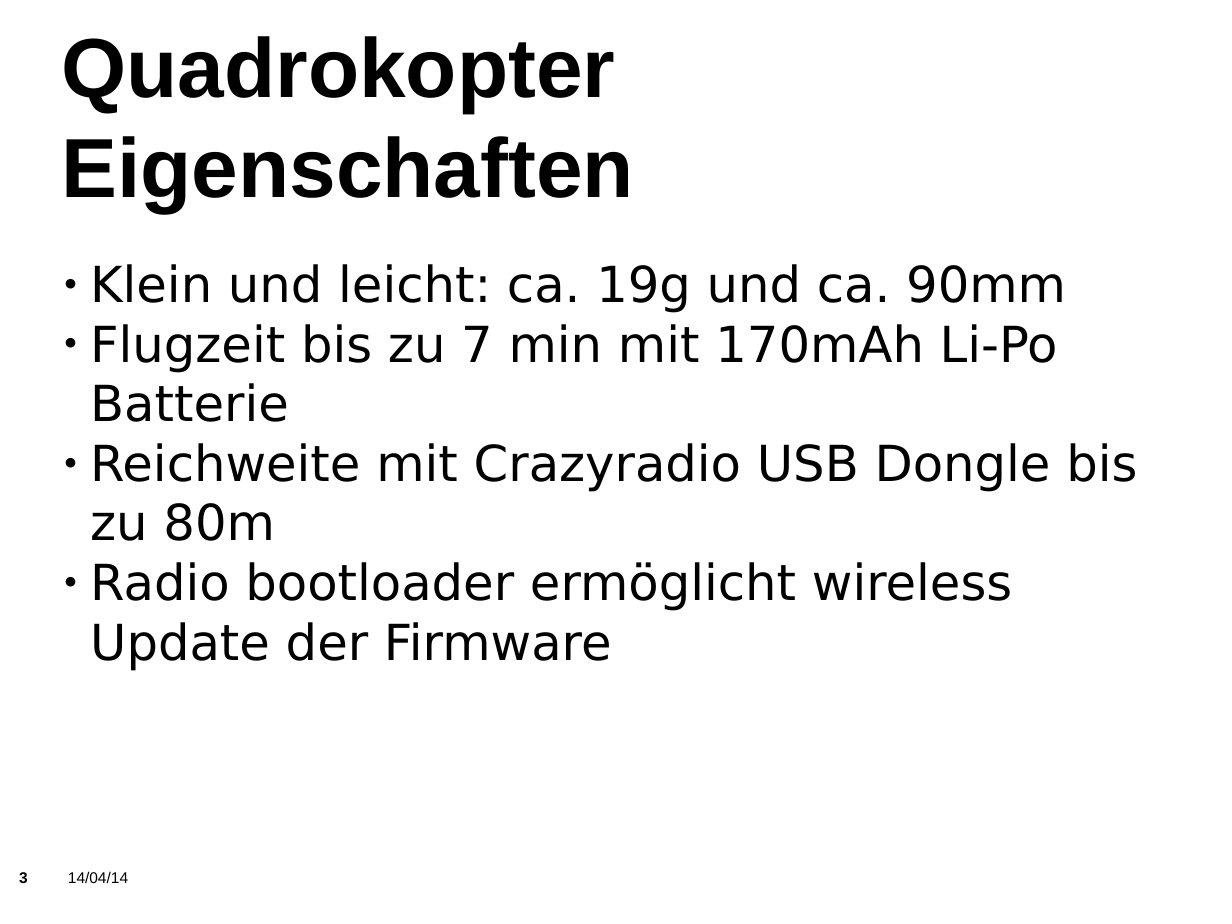
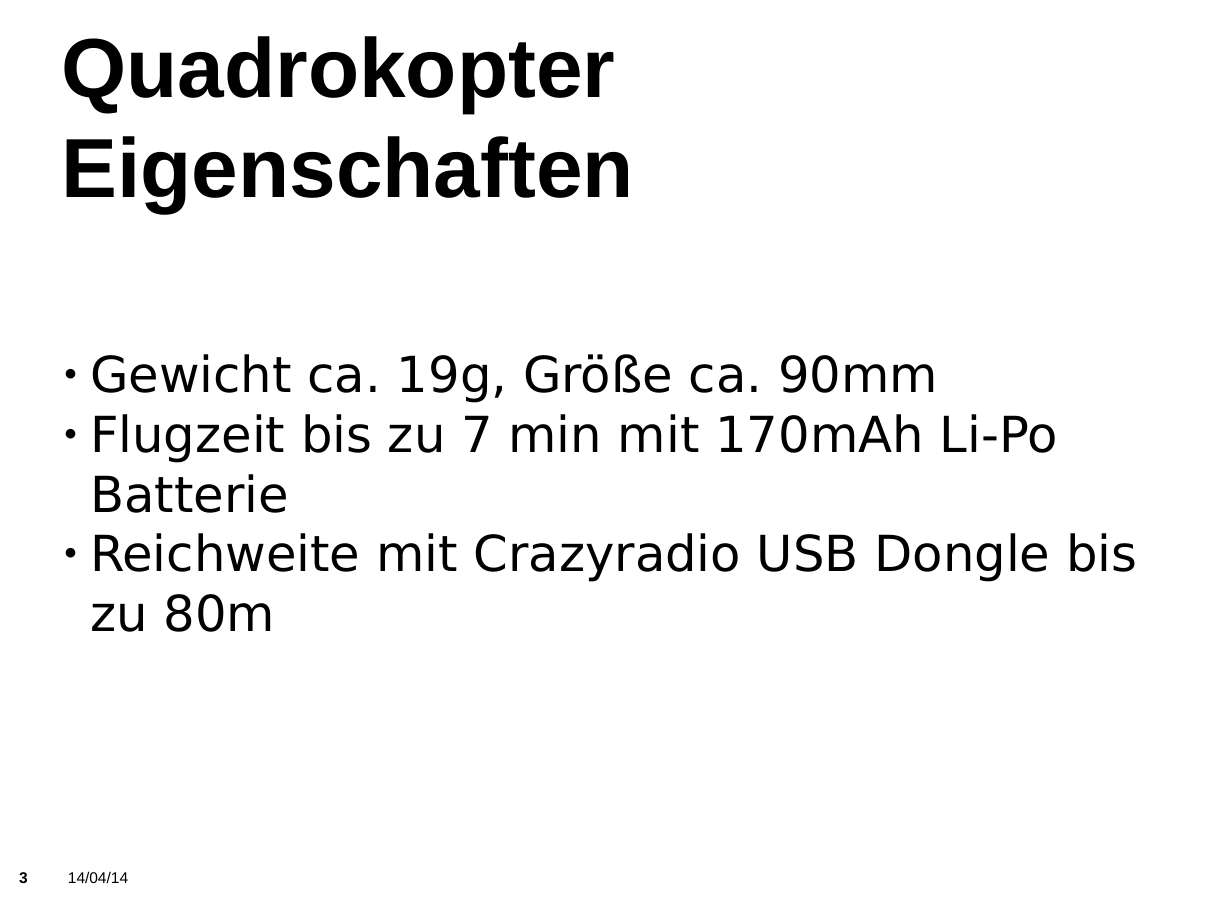
Before and after one commit to KITrokopter/Presentation, a slide deck: slide 3 of PresentationInTotal v0.1.odp. Drawn at 1232x924 pixels with LibreOffice and Linux fonts; fonts in the diff are those of the drawing; background and template pictures are left out. Boxes give left, top, right and bottom in pixels: in the first picture for what was removed or moved away, otherwise in the second. Text is boxed around its words. In the diff, an @@ line names an element or a change of style, - is before the commit and + after.

```diff
--- a/PresentationInTotal v0.1.odp
+++ b/PresentationInTotal v0.1.odp
@@ text "Gewicht ca. 19g, Größe ca. ...": place and size @@
-text "Gewicht ca. 19g, Größe ca. ..." at (90, 264, 1137, 671)
+text "Gewicht ca. 19g, Größe ca. ..." at (90, 354, 1137, 632)
@@ text at (90, 354, 938, 403): text changed @@
-● Klein und leicht: ca. 19g und ca. 90mm
+● Gewicht ca. 19g, Größe ca. 90mm
@@ text at (90, 562, 1012, 671): paragraph removed @@
-● Radio bootloader ermöglicht wireless Update der Firmware
```
Also in this commit, not shown: 24 other slides changed, 5 slides added, 15 slides removed.
